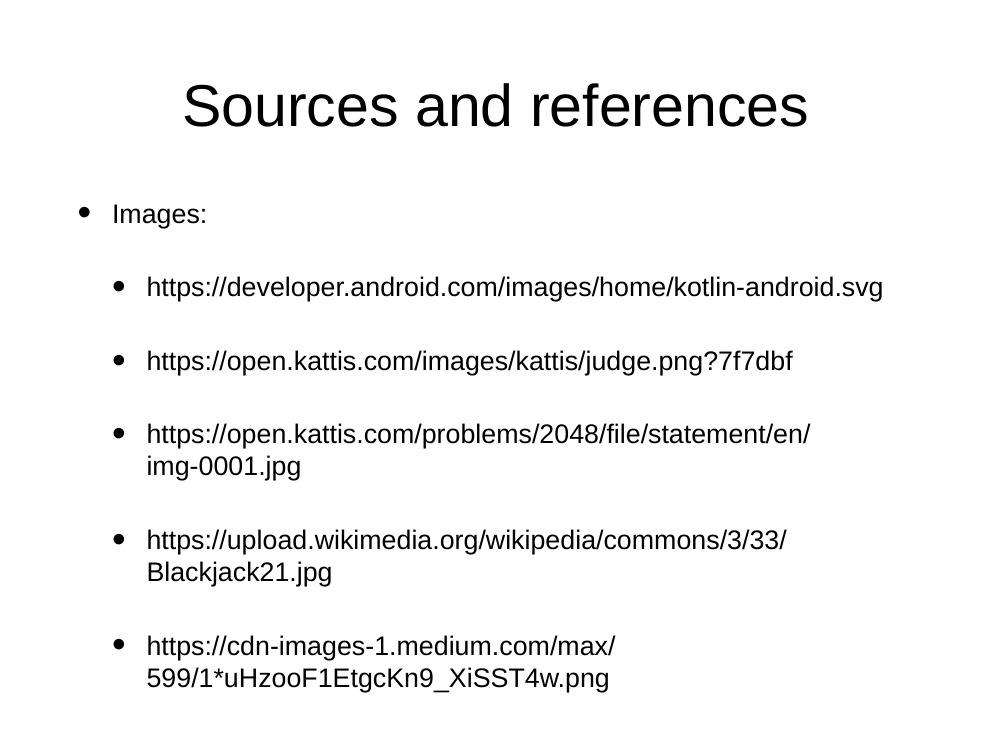
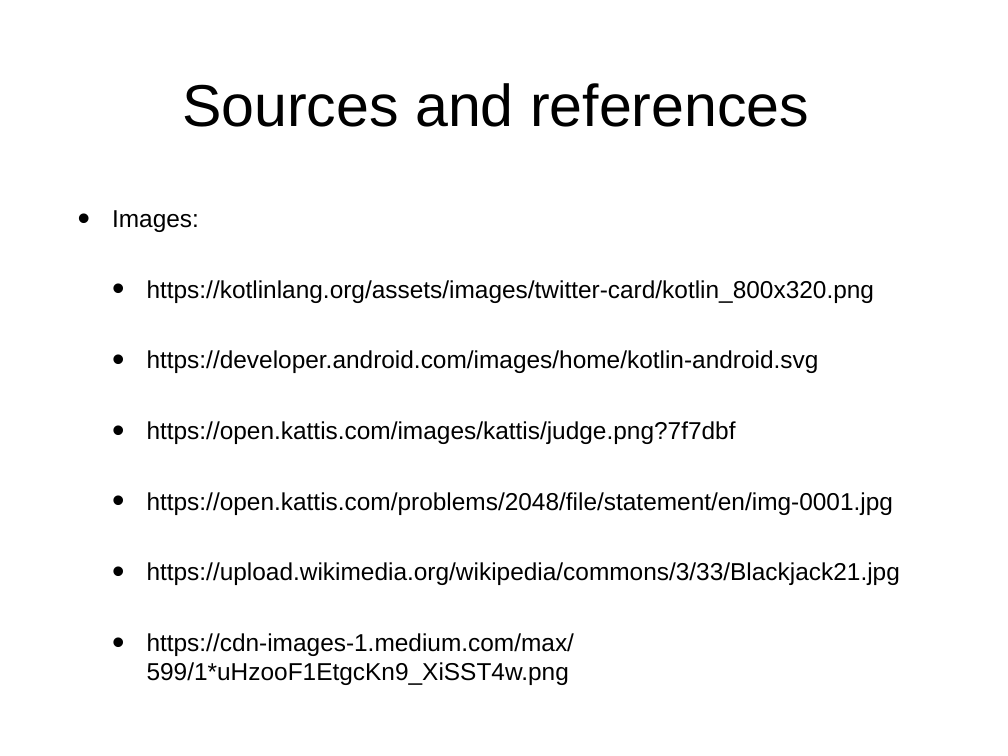
Before and after one commit to GardEngen/Blackjack, a slide deck: slide 6 of Project Presentation/Presentation.ppt. Drawn at 1008x756 pixels with LibreOffice and Linux fonts; fonts in the diff are those of the drawing. Boxes give left, top, right and bottom in pixels: in the first picture for what was removed or moved away, otherwise in the second. Text is boxed around its words. In the diff, an @@ line names an element or a change of style, - is before the commit and + after.

Commit message:
Added nice image for intro slide

```diff
--- a/Project Presentation/Presentation.ppt
+++ b/Project Presentation/Presentation.ppt
@@ text at (112, 210, 900, 685): size 27.2 to 24.8 pt in "Images:", "https://developer.android.com/images/home/kotlin-android.svg", "https://open.kattis.com/images/kattis/judge.png?7f7dbf", "https://open.kattis.com/problems/2048/file/statement/en/img- ..." and 2 more places @@
@@ text at (147, 280, 875, 303): paragraph added @@
+  • https://kotlinlang.org/assets/images/twitter-card/kotlin_800x320.png
```
Also in this commit, not shown: 1 other slide changed, 1 slide added, 1 slide removed.
